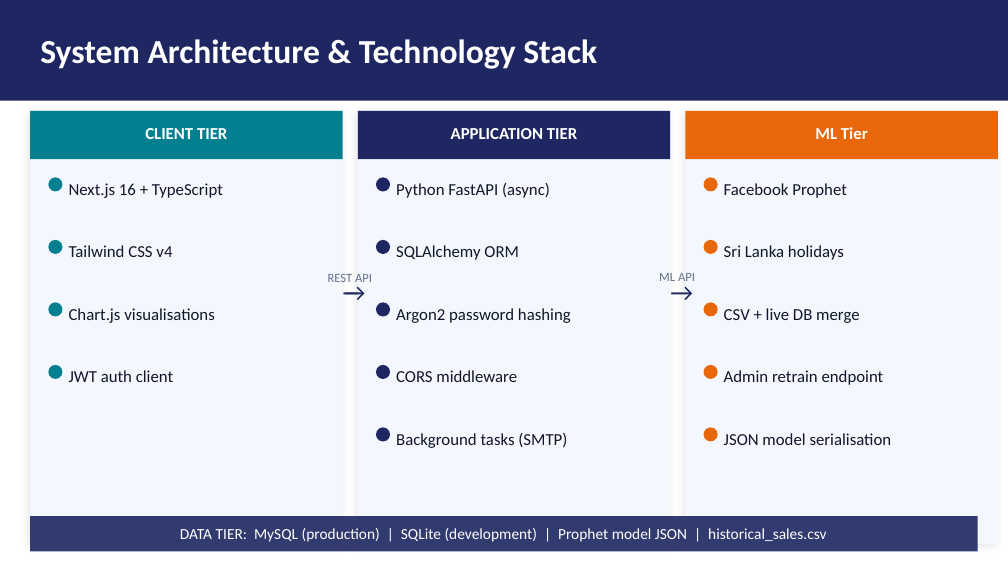
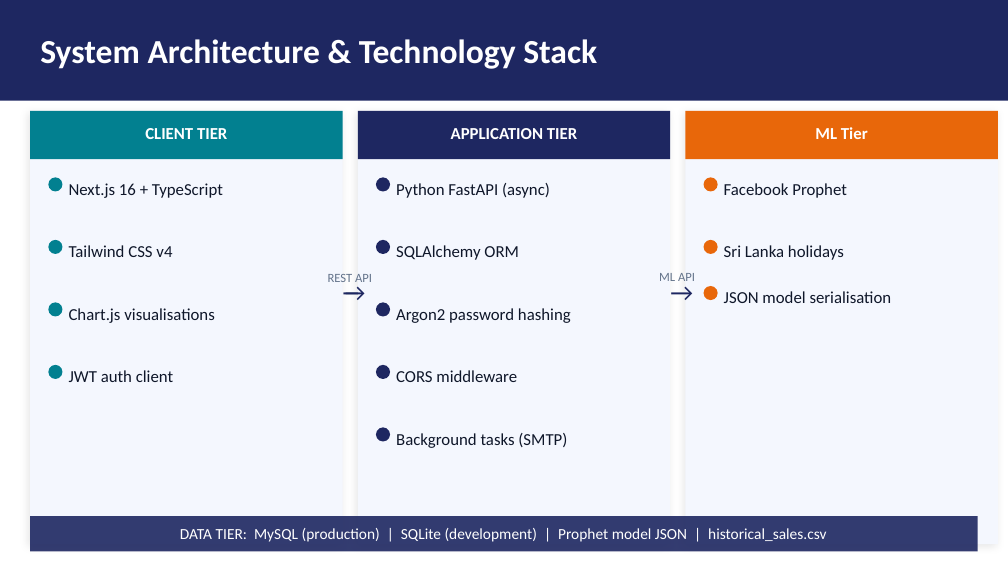
Before and after one commit to Shalinda12345/FinalYearProject, a slide deck: slide 6 of NE-2521460-Viva-Presentation.pptx. Drawn at 1008x567 pixels with LibreOffice and Linux fonts; fonts in the diff are those of the drawing. Boxes give left, top, right and bottom in pixels: in the first picture for what was removed or moved away, otherwise in the second. Text is boxed around its words. In the diff, an @@ line names an element or a change of style, - is before the commit and + after.

Commit message:
update presentation

```diff
--- a/NE-2521460-Viva-Presentation.pptx
+++ b/NE-2521460-Viva-Presentation.pptx
@@ text in rectangle at <box>685,111,998,544</box>: text added @@
+]
@@ ellipse: place and size @@
-ellipse at <box>704,427,718,442</box>
+ellipse at <box>704,286,718,300</box>
@@ text "JSON model serialisation": place and size @@
-text "JSON model serialisation" at <box>724,433,892,445</box>
+text "JSON model serialisation" at <box>724,291,892,303</box>
@@ ellipse removed at <box>704,302,718,317</box> @@
@@ text removed at <box>724,308,859,323</box> @@
-CSV + live DB merge
@@ ellipse removed at <box>704,365,718,379</box> @@
@@ text removed at <box>724,370,884,385</box> @@
-Admin retrain endpoint
```
